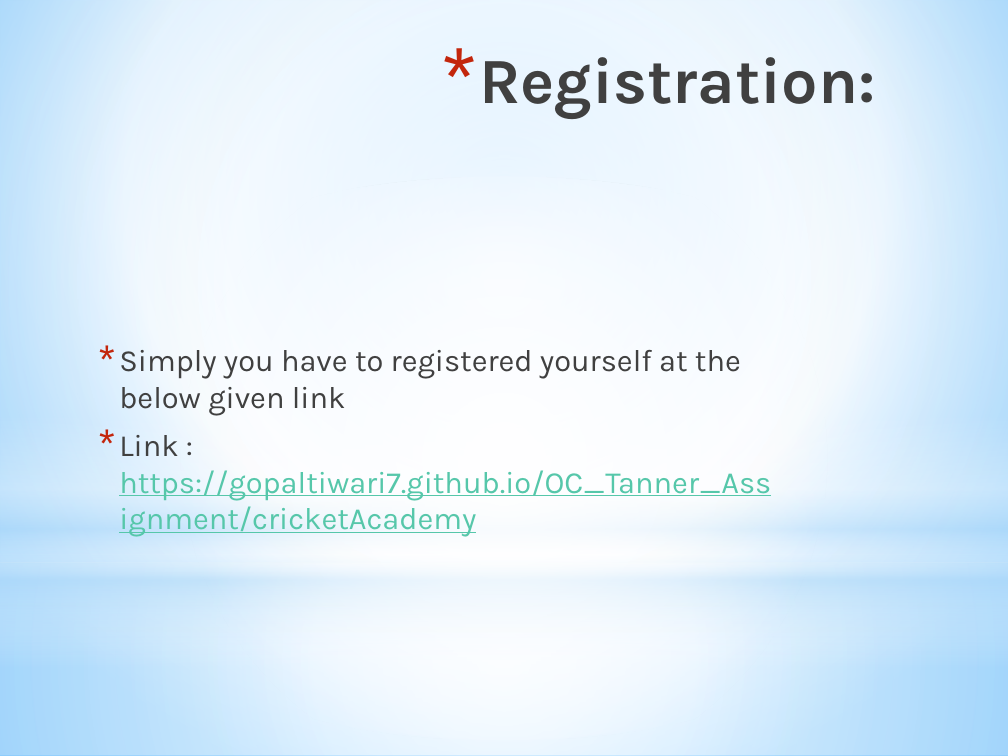
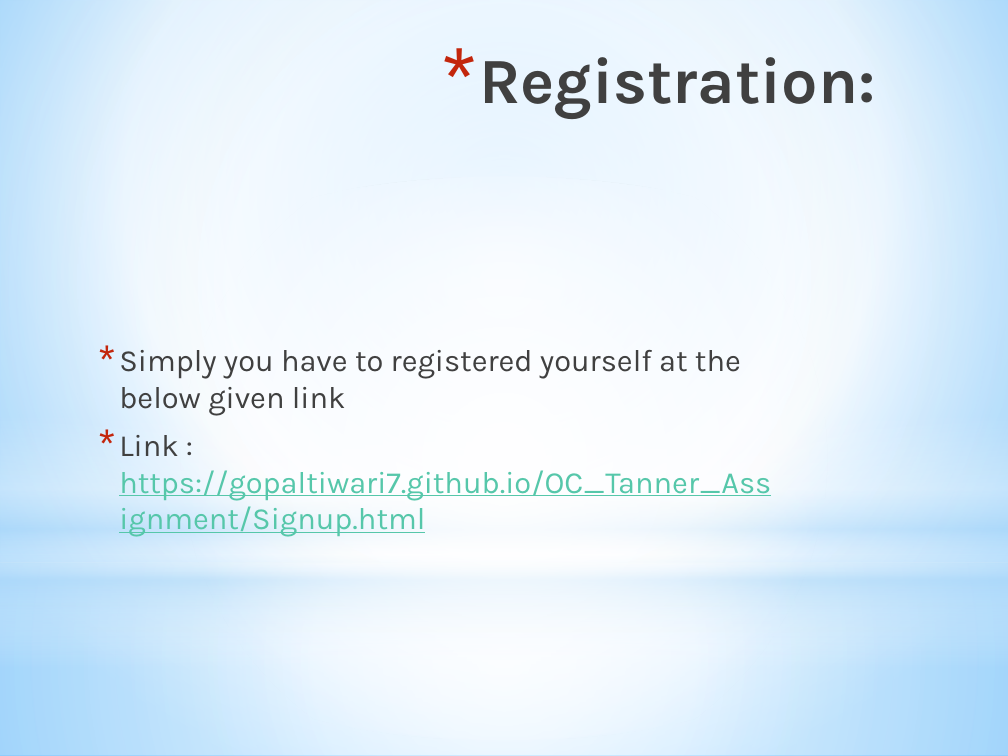
Before and after one commit to GopalTiwari7/OC_Tanner_Assignment, a slide deck: slide 4 of PRESENTATION/OC_TANNER_ASSIGNMENT_PPT.pptx. Drawn at 1008x756 pixels with LibreOffice and Linux fonts; fonts in the diff are those of the drawing. Boxes give left, top, right and bottom in pixels: in the first picture for what was removed or moved away, otherwise in the second. Text is boxed around its words. In the diff, an @@ line names an element or a change of style, - is before the commit and + after.

Commit message:
END COMMIT

```diff
--- a/PRESENTATION/OC_TANNER_ASSIGNMENT_PPT.pptx
+++ b/PRESENTATION/OC_TANNER_ASSIGNMENT_PPT.pptx
@@ text at bbox=[119, 435, 771, 537]: text changed @@
-* Link : https://gopaltiwari7.github.io/OC_Tanner_Assignment/cricketAcademy
+* Link : https://gopaltiwari7.github.io/OC_Tanner_Assignment/Signup.html
```
